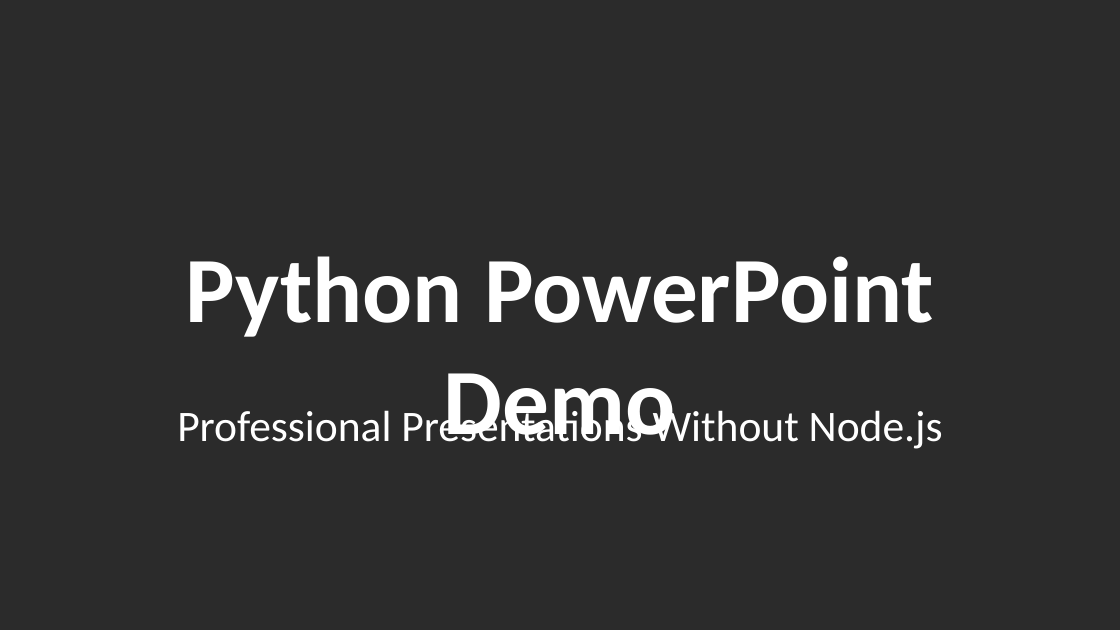
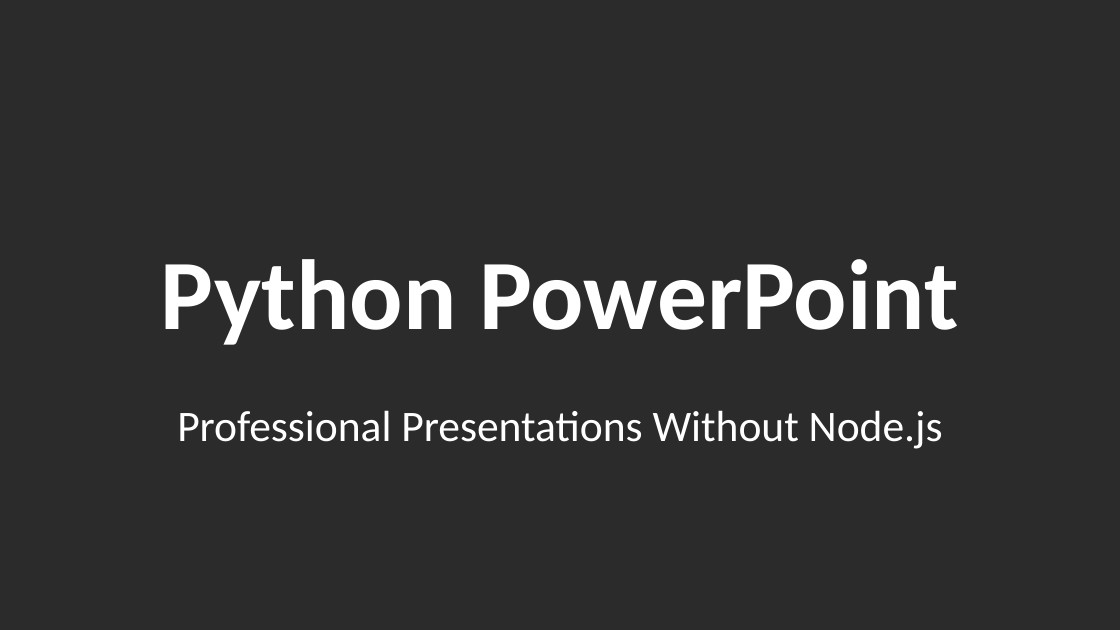
Before and after one commit to Rahul-1404/Algorithms, a slide deck: slide 1 of samples/DEMO_PRESENTATION.pptx. Drawn at 1120x630 pixels with LibreOffice and Linux fonts; fonts in the diff are those of the drawing; background and template pictures are left out; a plain dark background stands for a picture behind light text. Boxes give left, top, right and bottom in pixels: in the first picture for what was removed or moved away, otherwise in the second. Text is boxed around its words. In the diff, an @@ line names an element or a change of style, - is before the commit and + after.

```diff
--- a/samples/DEMO_PRESENTATION.pptx
+++ b/samples/DEMO_PRESENTATION.pptx
@@ text at (161, 259, 959, 345): text changed; size 60 to 64 pt @@
-Python PowerPoint Demo
+Python PowerPoint
```
Also in this commit, not shown: 4 other slides changed, 2 slides added, 3 slides removed, 1 other file.
